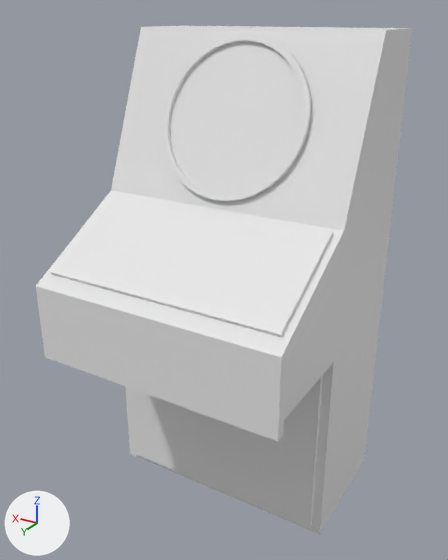
An edit to the FBX model Assets/_Models/Radar.fbx, drawn before and after from the same camera.
Rendered twice from a camera (50 mm lens) standing at (-3.44, 5.98, 5.65) and looking at (0.02, 0.21, 2.77). Lighting does not change. The marker at lower left points along +X, +Y and +Z. Where no turn or scale is listed for an object, it has been applied to the vertices.

In view in the first picture: 'Radar'.
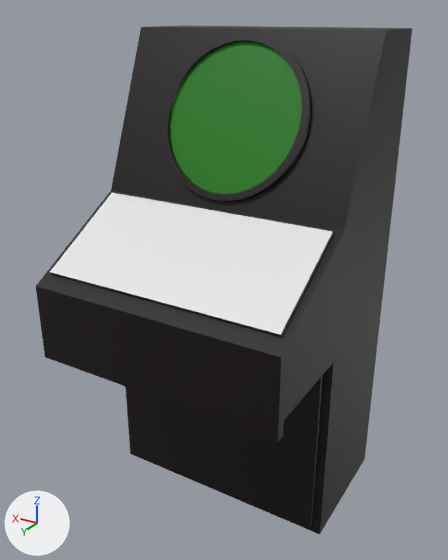
Pixel boxes (x1, y1, x2, y2) of what changed, in the pictures (448 x 560 px):
part 1 of me_cubo_002, recoloured (white to black)
    both: (36, 26, 412, 534)
part 2 of me_cubo_002, recoloured (white to green)
    both: (170, 42, 302, 194)

The edits, one by one:
Material 'Material' (mat_material) is new.
Its base color is (0.8, 0.8, 0.8) (white #e7e7e7).
Material 'Material.007' (mat_material_007) is new.
Its base color is (0.00424, 0.0, 0.00221) (black #0e0007).
Material 'Material.006' (mat_material_006) is new.
Its base color is (0.00479, 0.19, 0.0) (dark green #0f7900).
me_cubo_002 has 200 vertices, 167 faces and spans x -1.48..1.48, y -1.22..1.74, z -1.22..4.5.
me_cubo_002 is used by ob_radar; location (0.0, 0.0, 1.0).
me_cubo_002 part 1: 164 of the faces centred in x -1.48..1.48, y -1.22..1.74, z -1.22..4.5 switch from no material to mat_material_007 (black #0e0007).
me_cubo_002 part 2: the 1 face centred in x -0.01, y 0.06, z 3.61 switches from no material to mat_material_006 (dark green #0f7900).
me_cubo_002 now uses material mat_material (white #e7e7e7).
me_cubo_002 now uses material mat_material_006 (dark green #0f7900).
